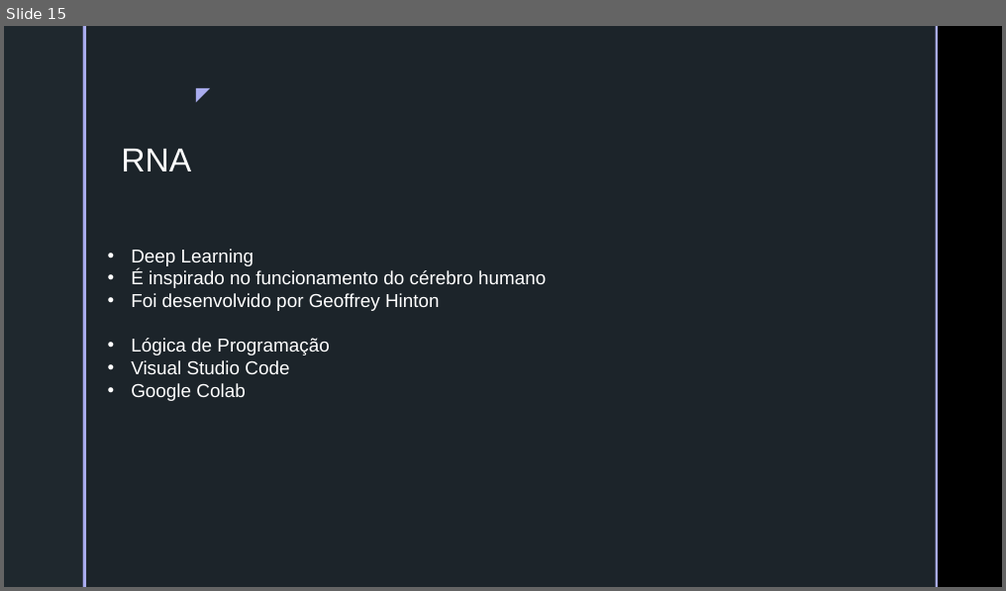
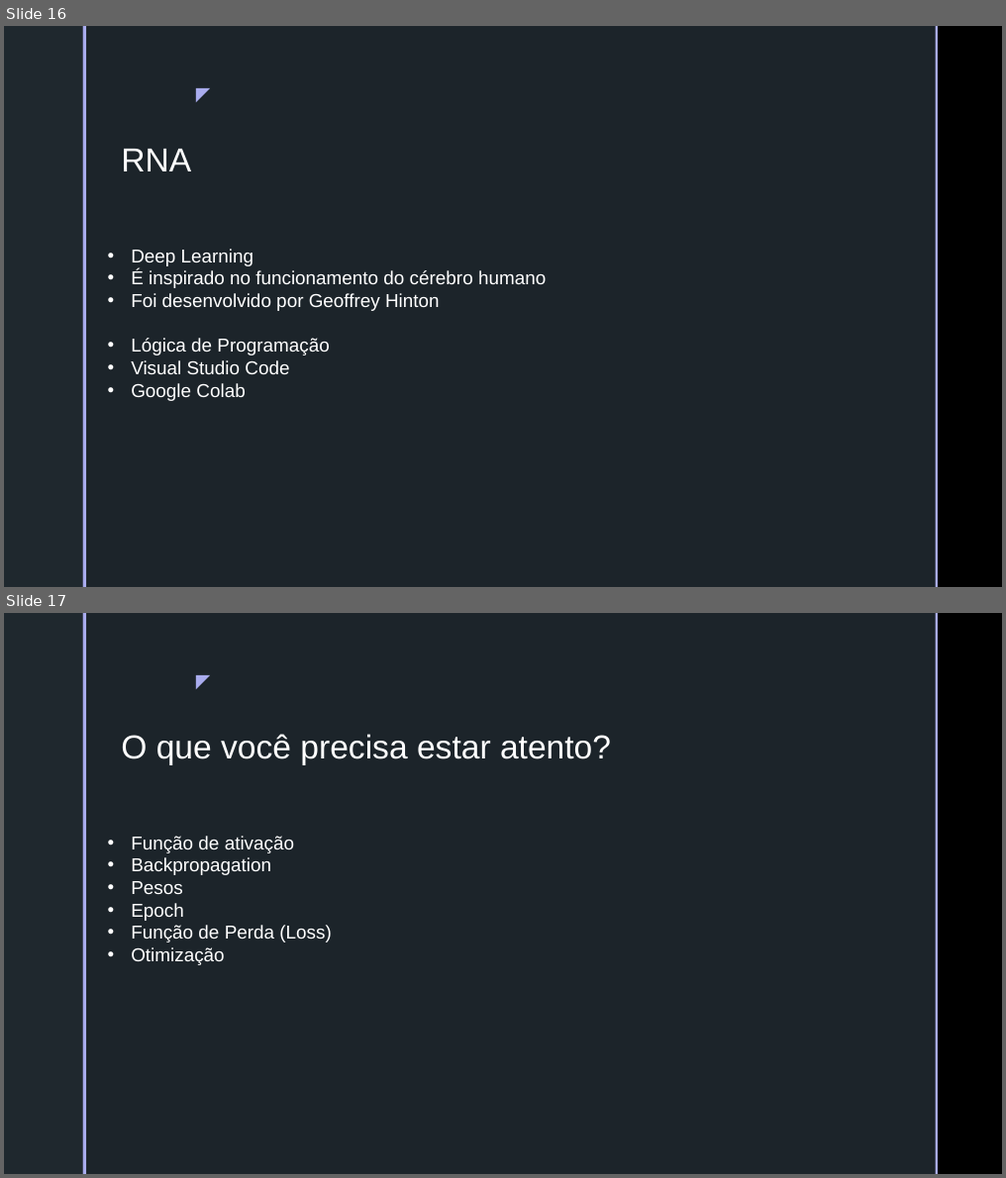
Before and after one commit to batestin1/coding_the_future_dio_redes_neurais, a slide deck: materiais/redes_neurais_dio.pptx. Shown one above the other, each under a label of ours: slide 15 before the commit, slides 16 and 17 after it. The pictures are 1006x591 and 1006x1178 pixels, drawn with LibreOffice and Linux fonts; fonts in the diff are those of the drawing; background and template pictures are left out. Boxes give left, top, right and bottom in pixels: in the first picture for what was removed or moved away, otherwise in the second. Text is boxed around its words. In the diff, an @@ line names an element or a change of style, - is before the commit and + after.

```diff
--- a/materiais/redes_neurais_dio.pptx
+++ b/materiais/redes_neurais_dio.pptx
@@ slide 17 added at [4, 613, 1002, 1174], background picture (left out); not listed: 5 template elements that a slide beside it also shows @@
@@ text added at [121, 734, 611, 765], 32 pt, text #FFFFFF @@
+O que você precisa estar atento?
@@ text added at [131, 836, 331, 965], 18 pt, text #FFFFFF @@
+• Função de ativação
+• Backpropagation
+• Pesos
+• Epoch
+• Função de Perda (Loss)
+• Otimização
@@ what was slide 15 is now slide 16 @@
```
Also in this commit, not shown: 3 slides changed, 17 other slides added, 4 other files.
